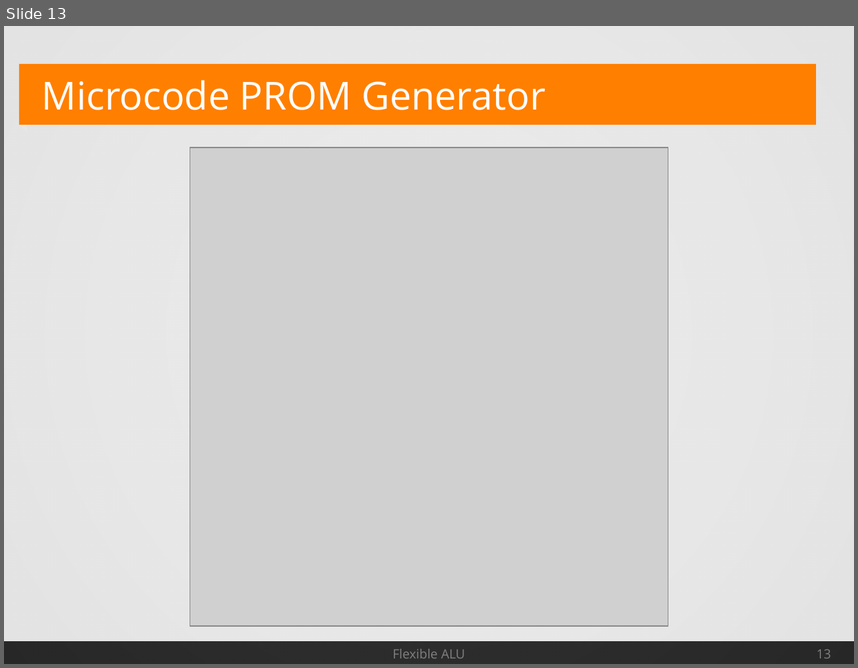
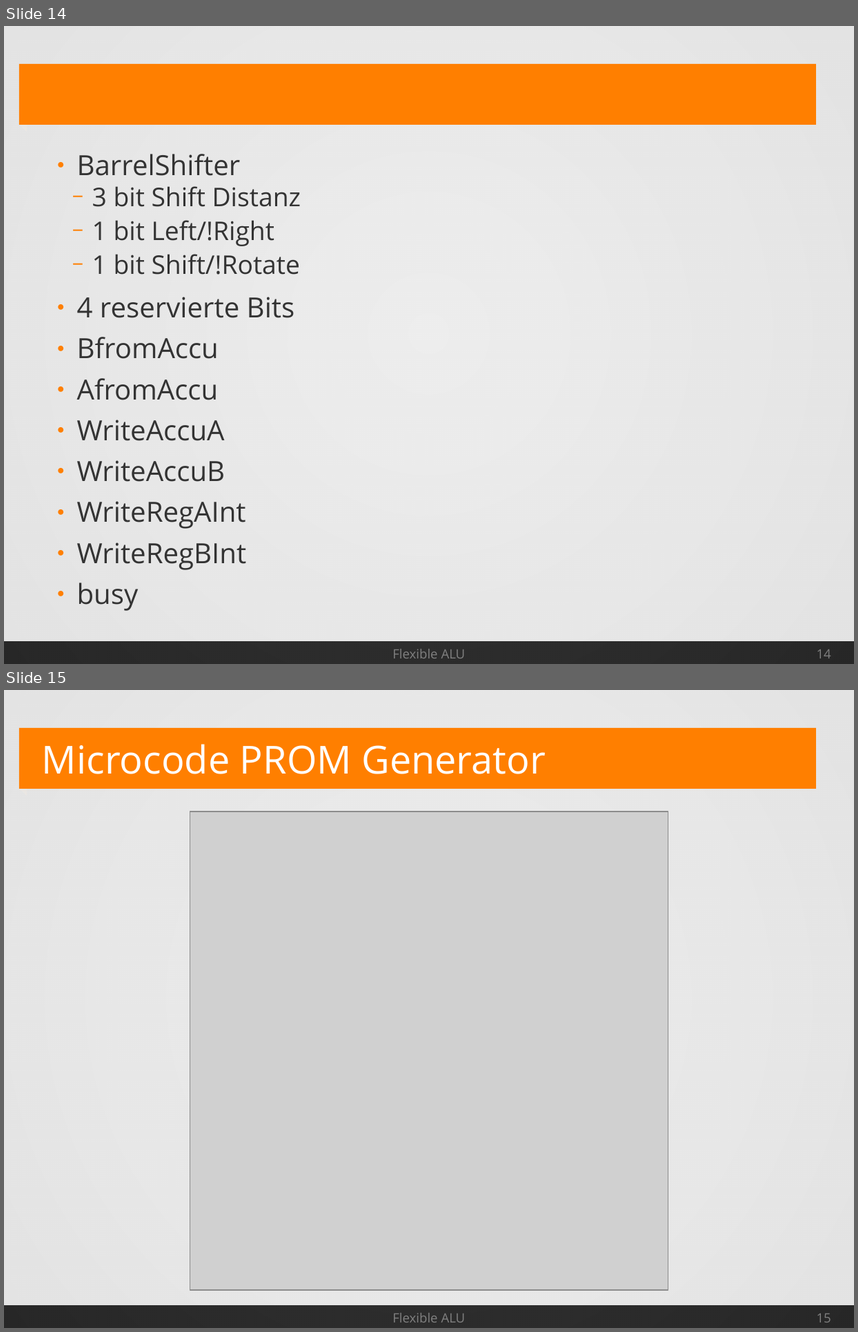
Before and after one commit to Geend/FHDWLogicWorksLib, a slide deck: alu-4/Spec/AluSpec.odp. Shown one above the other, each under a label of ours: slide 13 before the commit, slides 14 and 15 after it. The pictures are 858x668 and 858x1332 pixels, drawn with LibreOffice and Linux fonts; fonts in the diff are those of the drawing; grey boxes stand for pictures. Boxes give left, top, right and bottom in pixels: in the first picture for what was removed or moved away, otherwise in the second. Text is boxed around its words. In the diff, an @@ line names an element or a change of style, - is before the commit and + after.

```diff
--- a/alu-4/Spec/AluSpec.odp
+++ b/alu-4/Spec/AluSpec.odp
@@ slide 14 added at <box>4,26,854,664</box>, background #FFFFFF; not listed: 4 template elements that a slide beside it also shows @@
@@ text added at <box>77,154,301,610</box>, 25.9 pt, text #333333 @@
+● BarrelShifter
+  − 3 bit Shift Distanz
+  − 1 bit Left/!Right
+  − 1 bit Shift/!Rotate
+● 4 reservierte Bits
+● BfromAccu
+● AfromAccu
+● WriteAccuA
+● WriteAccuB
+● WriteRegAInt
+● WriteRegBInt
+● busy
@@ text added at <box>392,648,466,658</box>, 12 pt, text #808080 @@
+Flexible ALU
@@ page number added at <box>817,649,831,658</box>, 12 pt, text #808080 @@
+14
@@ what was slide 13 is now slide 15 @@
@@ page number at <box>817,1313,831,1322</box>: text changed @@
-13
+15
```
Also in this commit, not shown: 4 slides changed, 1 other slide added, 1 other file.
